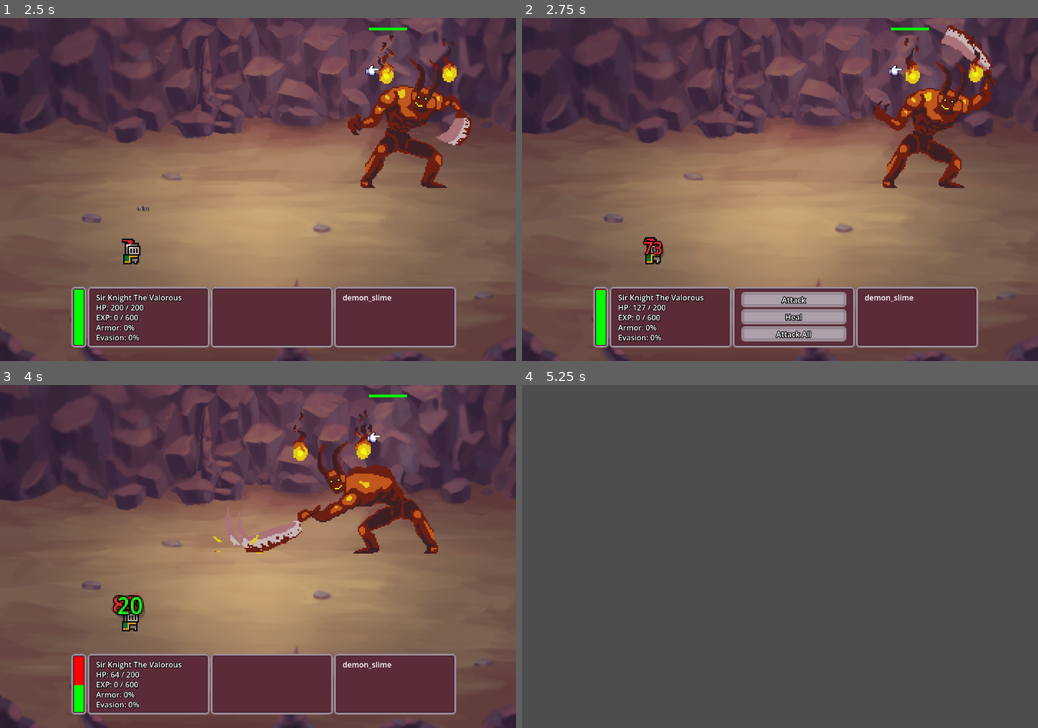
Above: before the commit, frames 1-4 (two rows, left to right).
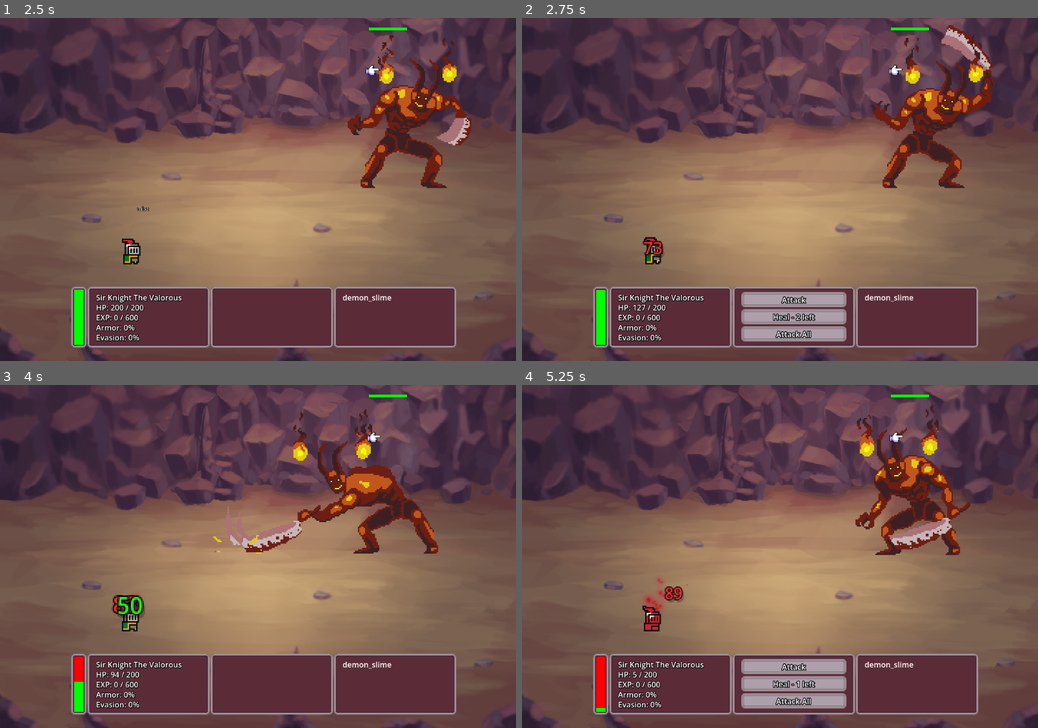
Above: after the commit, the same moments.

Repository: JosiahKey/new-beginnings-version-0.1.0
Game: Godot game, scene res://Scenes/Combat_Boss.tscn
Same seed, same stepped clock (60 frames per second), same inputs: the game is played once before the commit and once after it. This scene is started directly instead of the project's main scene.
Inputs (mouse positions are in pixels of both pictures, inside the frame that each line leads up to):
- Up to frame 1 (2.5 s): click "Heal" at 0.5 s; move the mouse to (371, 172) at 1.27 s; hold D (move_right) 1.28-2 s; click (371, 172) at 1.35 s; drag from (154, 206) to (232, 258) at 2.02 s
- Up to frame 2 (2.75 s): no input
- Up to frame 3 (4 s): click "Heal" (after the commit: "Heal - 2 left") at 2.75 s; move the mouse to (309, 481) at 3.52 s; hold D (move_right) from 3.53 s (still down); hold T (hidehint) from 3.53 s (still down)
- Up to frame 4 (5.25 s): release D (move_right) at 4.25 s; release T (hidehint) at 4.25 s; drag from (754, 625) to (625, 505) at 4.27 s; move the mouse to (934, 607) at 5.02 s; hold A (move_left) from 5.03 s (still down); hold E (Interact) from 5.03 s (still down)

Frame 1 is identical in both runs. In frame 2, 0.1% of the frame differs, in the area x 48-57%, y 86-89%; in frame 3, 0.1%; in frame 4, 87%, in the area x 0-100%, y 0-100%.
Error before the commit: Invalid assignment of property or key 'text' with value of type 'String' on a base object of type 'null instance'. (res://Scripts/combat_ui.gd:102)
Error after the commit: Invalid assignment of property or key 'text' with value of type 'String' on a base object of type 'null instance'. (res://Scripts/combat_ui.gd:104)

Commit message:
balance change
-limit number of heals
-buff heals

Diff:
--- a/Scenes/Combat.tscn
+++ b/Scenes/Combat.tscn
@@ -303,6 +303,7 @@
 texture_normal = ExtResource("4_aqiim")
 texture_pressed = ExtResource("6_cy1ba")
 texture_hover = ExtResource("7_wpely")
+texture_disabled = ExtResource("6_cy1ba")
 
 [node name="Label" type="Label" parent="Combat/Background_Image/Sub_Menus/Action_Panel/Actions_Container/action_button2" unique_id=1232128544]
 layout_mode = 1
@@ -320,7 +321,7 @@
 theme_override_colors/font_shadow_color = Color(0, 0, 0, 1)
 theme_override_colors/font_outline_color = Color(0, 0, 0, 1)
 theme_override_constants/outline_size = 6
-text = "Heal"
+text = "Heal - 3 left"
 horizontal_alignment = 1
 
 [node name="action_button3" type="TextureButton" parent="Combat/Background_Image/Sub_Menus/Action_Panel/Actions_Container" unique_id=132148017]
--- a/Scripts/UI/combat_reward.gd
+++ b/Scripts/UI/combat_reward.gd
@@ -18,7 +18,6 @@
 	get_node("N/V/item_reward"+ str(ui_iterator) + "/Label").text = GameData.item_data[item_id]["item_name"]
 	ui_iterator += 1
 
-
 func _on_confirm_reward_pressed() -> void:
 	if(exp_finished_flag):
 		for i in range(1,7):
--- a/Scripts/combat_player.gd
+++ b/Scripts/combat_player.gd
@@ -48,7 +48,7 @@
 	player_spr.play("attack")
 	await get_tree().create_timer(0.3).timeout
 	randomize()
-	var heal_roll = randi_range(ceili(0.05 * PlayerData.stat_data["Total_hp"]),ceili(0.1 * PlayerData.stat_data["Total_hp"]))
+	var heal_roll = randi_range(ceili(0.20 * PlayerData.stat_data["Total_hp"]),ceili(0.25 * PlayerData.stat_data["Total_hp"]))
 	on_heal(heal_roll)
 	player_finish_turn()
 
--- a/Scripts/combat_ui.gd
+++ b/Scripts/combat_ui.gd
@@ -18,6 +18,8 @@
 @onready var banner_label := $Background_Image/Turn_Banner/Label
 var players_turn: bool = false
 var action_points = PlayerData.get_total_speed()
+
+var num_of_heals = 3
 
 func _ready() -> void:
 	GameState.state = "Combat"
@@ -134,11 +136,25 @@
 		get_node("Background_Image/Sub_Menus/Enemy_Panel/V/Label" + str(i+1)).text = enemies[i]
 
 func _on_action_button_2_pressed() -> void:
-	get_node("select").playing = true
-	$Background_Image/Player.player_heal_action()
-	$Background_Image/Sub_Menus/Action_Panel/Info_Panels.visible = false
-	actions_container.visible = false
-	players_turn = false
+	var button = $Background_Image/Sub_Menus/Action_Panel/Actions_Container/action_button2
+	var label = $Background_Image/Sub_Menus/Action_Panel/Actions_Container/action_button2/Label
+	if num_of_heals > 1:
+		num_of_heals -= 1
+		label.text = "Heal - " + str(num_of_heals) + " left"
+		get_node("select").playing = true
+		$Background_Image/Player.player_heal_action()
+		$Background_Image/Sub_Menus/Action_Panel/Info_Panels.visible = false
+		actions_container.visible = false
+		players_turn = false
+	else:
+		num_of_heals -= 1
+		label.text = "Heal - " + str(num_of_heals) + " left"
+		button.disabled = true
+		get_node("select").playing = true
+		$Background_Image/Player.player_heal_action()
+		$Background_Image/Sub_Menus/Action_Panel/Info_Panels.visible = false
+		actions_container.visible = false
+		players_turn = false
 
 
 func _on_action_button_3_pressed() -> void:
